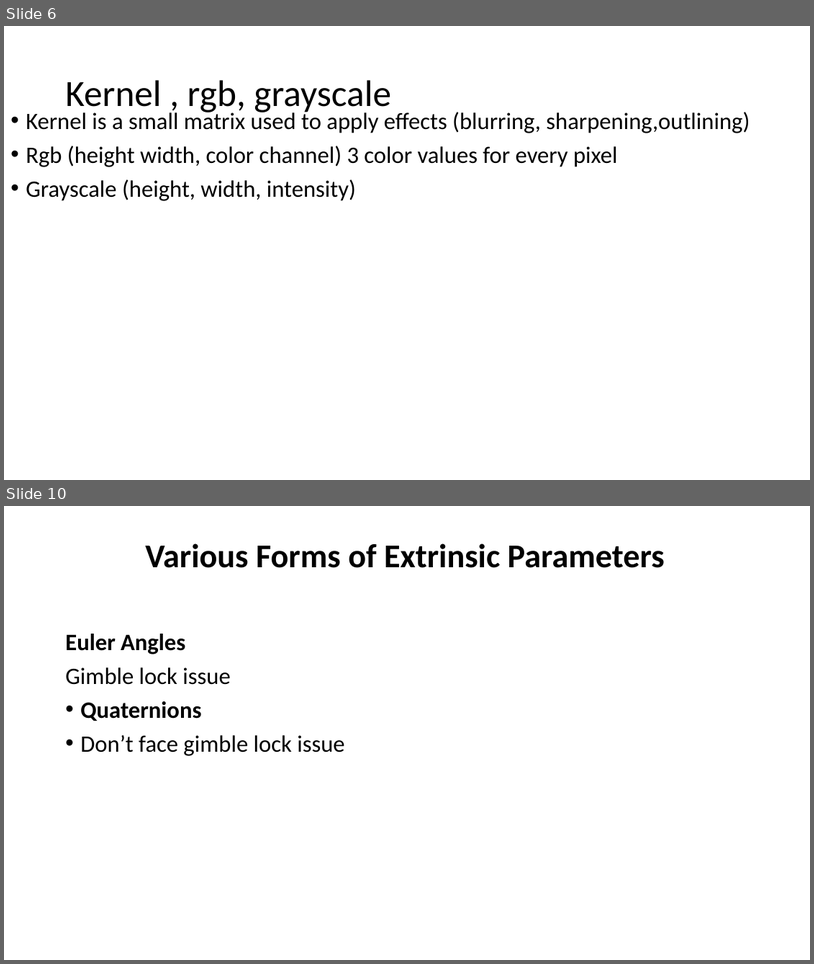
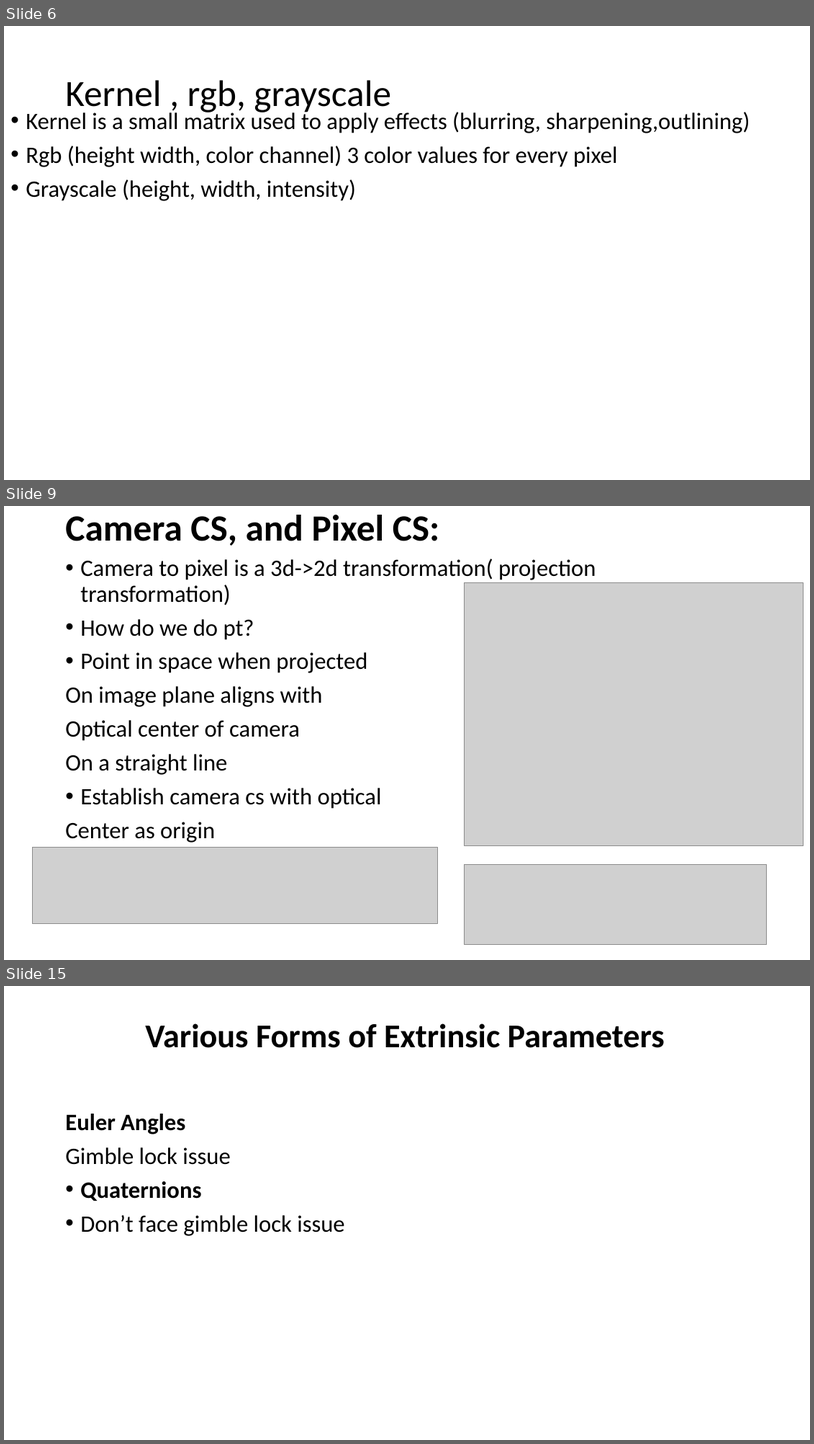
Before and after one commit to MimoHasPurpose/research-journey, a slide deck: computer-vision-research/progress-updates/28-08-2025.pptx. Shown one above the other, each under a label of ours: slides 6 and 10 before the commit, slides 6, 9 and 15 after it; the slides between them are not shown. The pictures are 814x964 and 814x1444 pixels, drawn with LibreOffice and Linux fonts; fonts in the diff are those of the drawing; grey boxes stand for pictures. Boxes give left, top, right and bottom in pixels: in the first picture for what was removed or moved away, otherwise in the second. Text is boxed around its words. In the diff, an @@ line names an element or a change of style, - is before the commit and + after.

```diff
--- a/computer-vision-research/progress-updates/28-08-2025.pptx
+++ b/computer-vision-research/progress-updates/28-08-2025.pptx
@@ slide 9 added at box(4, 506, 810, 960), background #FFFFFF @@
@@ title added at box(65, 515, 440, 546), 44 pt, text #000000, bold @@
+Camera CS, and Pixel CS:
@@ text added at box(65, 559, 597, 842), 28 pt, text #000000 @@
+• Camera to pixel is a 3d->2d transformation( projection transformation)
+• How do we do pt?
+• Point in space when projected
+On image plane aligns with
+Optical center of camera
+On a straight line
+• Establish camera cs with optical
+Center as origin
@@ picture added at box(465, 583, 805, 845) @@
@@ picture added at box(32, 847, 437, 923) @@
@@ picture added at box(465, 864, 767, 944) @@
@@ what was slide 10 is now slide 15 @@
```
Also in this commit, not shown: 2 slides changed, 5 other slides added, 1 slide removed, 5 other files.
